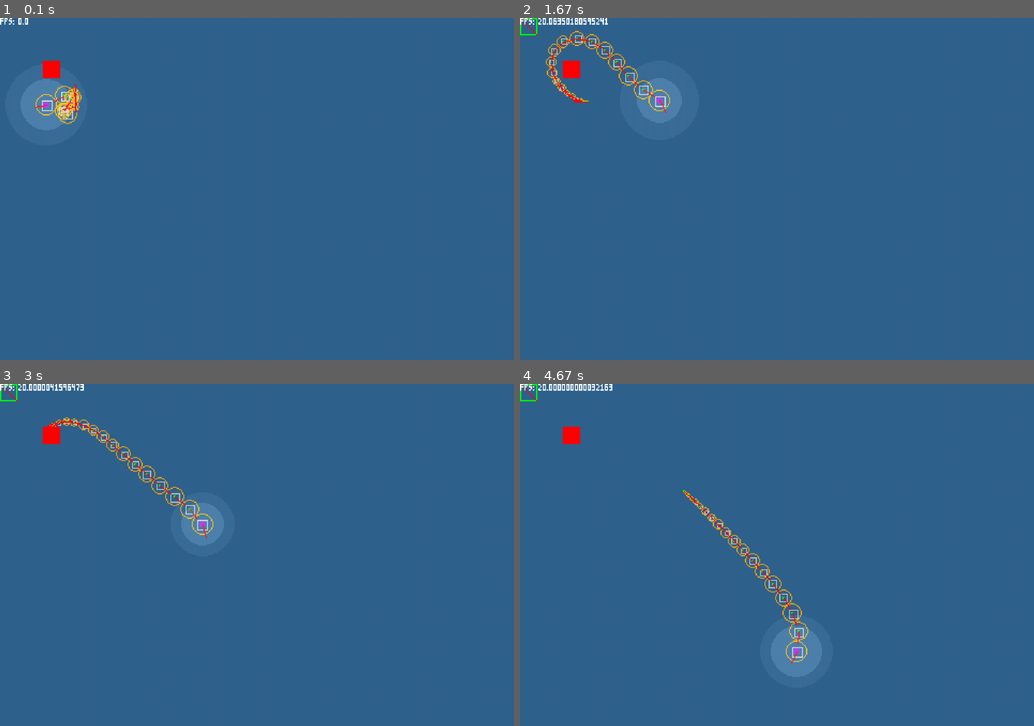
Above: before the commit, frames 1-4 (two rows, left to right).
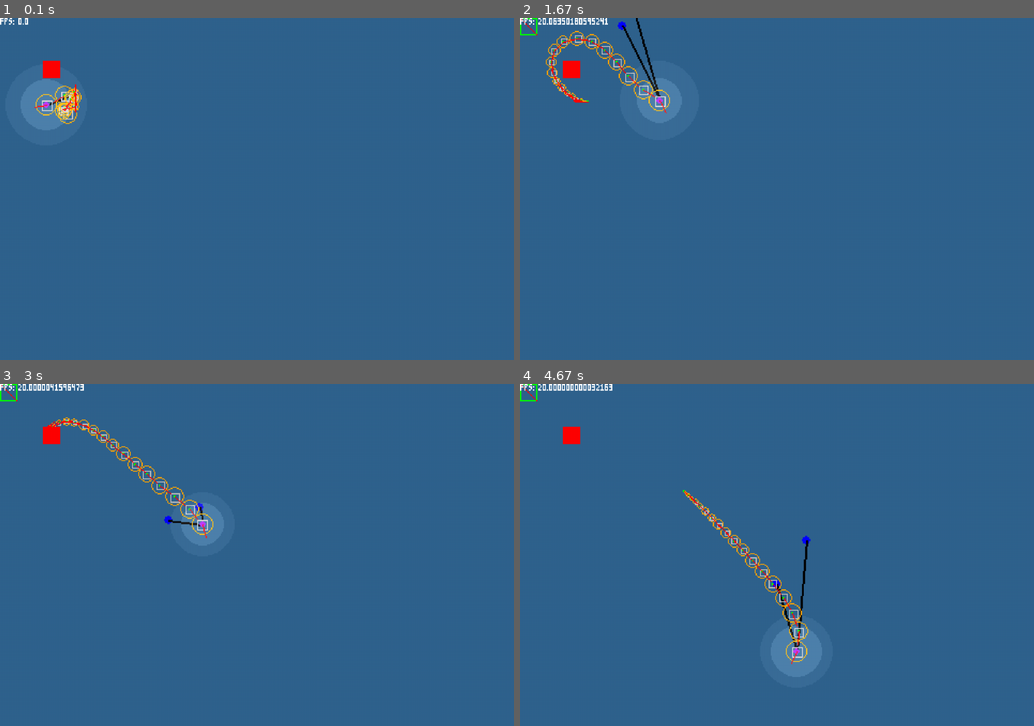
Above: after the commit, the same moments.

Repository: towella/testing-procedural-animation
Game: pygame game, started from code/main.py
Same seed, same stepped clock (60 frames per second), same inputs: the game is played once before the commit and once after it.
Inputs (mouse positions are in pixels of both pictures, inside the frame that each line leads up to):
- Up to frame 1 (0.1 s): no input
- Up to frame 2 (1.67 s): click (777, 189) at 0.38 s; tap Z at 0.73, 1.03 s; click (653, 192) at 0.75 s; tap X at 0.82 s; click (643, 62) at 1.23 s; click (653, 120) at 1.57 s
- Up to frame 3 (3 s): click (257, 596) at 1.9 s; click (185, 483) at 2.23 s; click (436, 643) at 2.57 s; click (87, 589) at 2.9 s
- Up to frame 4 (4.67 s): click (895, 469) at 3.23 s; click (653, 616) at 3.57 s; click (962, 633) at 3.9 s; click (622, 681) at 4.23 s

The runs differ from the first frame. In frame 1, less than 0.1% of the frame differs, in the area x 9-16%, y 21-26%; in frame 2, 0.2%; in frame 3, 0.1%; in frame 4, 0.3%, in the area x 49-57%, y 44-78%.

Commit message:
Limit Head Rotation and Adding Legs
- Limits joint rotation relative to child rotation (head only)
- Need to adapt so that it is usable for all segments

- Feet added which lerp towards feet targets
- Need to change lerp algorithm and feet move condition
- Code in place for both 1 segment leg and basic 2 segment leg (law of cosines)
- Feet move based on total movement of seg rather than displacement from target. Forcing feet to move even when displacement is fine. (movement is tracked per foot, so values can be individually zeroed. Might be useful for creating staggered gait?)

Diff:
--- a/code/player.py
+++ b/code/player.py
@@ -17,12 +17,12 @@
         self.max_seg_speed = 5
         self.max_flex = 30
         self.points = []
-        self.points.append(Body_Segment(self.surface, spawn, self.seg_spacing, self.max_flex, self.max_seg_speed))
+        self.points.append(Body_Segment(self.surface, spawn, self.seg_spacing, self.max_flex, self.max_seg_speed, True))
         for i in range(segments - 1):
             segment_spacing -= 1  # TODO TEST REMOVE (dynamically change spacing and circle size of segs)
             if segment_spacing < 1:  # TODO TEST REMOVE
                 segment_spacing = 1  # TODO TEST REMOVE
-            self.points.append(Body_Segment(self.surface, spawn, segment_spacing, self.max_flex, self.max_seg_speed, self.points[i]))
+            self.points.append(Body_Segment(self.surface, spawn, segment_spacing, self.max_flex, self.max_seg_speed, False, self.points[i]))
             self.points[i].set_child(self.points[i + 1])  # max i is length of points - 1 (head is added before loop)
             # therefore child of last point (i) is i + 1
         self.head = self.points[0]
@@ -323,7 +323,7 @@
 
 
 class Body_Segment:
-    def __init__(self, surface, pos, segment_spacing, max_flex, max_move_speed, parent_body_segment=None):
+    def __init__(self, surface, pos, segment_spacing, max_flex, max_move_speed, legs, parent_body_segment=None):
         self.surface = surface  # segment render surface
         self.pos = [pos[0], pos[1]]  # segment position
         self.prev_pos = self.pos
@@ -331,20 +331,40 @@
         self.direction = pygame.Vector2(0, 0)  # tracks segment movement
         self.rot = 0  # keeps track of segment rotation
 
+        # parent/child
         self.parent_seg = parent_body_segment
         self.child_seg = None
 
+        # legs
+        self.has_legs = legs
+        # TODO should these be intialised with a point??
+        self.lfoot = None
+        self.rfoot = None
+        self.lfoot_target = None
+        self.rfoot_target = None
+        self.rfoot_move = False
+        self.lfoot_move = False
+        if self.has_legs:
+            # TODO testing make better later
+            self.lfoot = [self.pos[0], self.pos[1]]
+            self.rfoot = [self.pos[0], self.pos[1]]
+
+        self.max_leg_distance = 60  # maximum amount of frames legs will stay still when moving TODO make input param
+        self.leg_distances = [0, 0]
+
+        # segment values
         self.seg_spacing = segment_spacing
         self.max_flex = max_flex
         self.radius = self.seg_spacing // 2  # collisions and drawn circle
-        self.hitbox = pygame.Rect(self.pos[0], self.pos[1], self.radius, self.radius)
-        self.collision_tolerance = tile_size
-        self.corner_correction = 3
-
         if self.parent_seg is None:
             self.head = True
         else:
             self.head = False
+
+        # collision
+        self.hitbox = pygame.Rect(self.pos[0], self.pos[1], self.radius, self.radius)
+        self.collision_tolerance = tile_size
+        self.corner_correction = 3
 
     # --- MOVEMENT ---
 
@@ -393,6 +413,81 @@
         self.direction.x += math.sin(angle) * displacement
         self.direction.y += math.cos(angle) * displacement
 
+    # --- LEGS ---
+
+    # TODO OPTIMISE ESPECIALLY USE OF TRIG
+    def calculate_legs(self):
+        rotation = math.radians(self.rot)
+        relative_angle = 50  # TODO make param
+        left_angle = math.radians(self.rot + relative_angle)
+        right_angle = math.radians(self.rot - relative_angle)
+
+        x_displace = 20  # TODO make param
+        y_displace = 40  # TODO make param
+        y_displace = (math.sin(rotation) * y_displace, math.cos(rotation) * y_displace)
+
+        lerp = 5  # TODO make param
+        lerp_tolerance = lerp  # TODO make param
+
+        # -- Calculate foot target if not moving foot --
+        if not self.lfoot_move:
+            self.lfoot_target = [self.pos[0] + math.sin(left_angle) * x_displace + y_displace[0],
+                                 self.pos[1] + math.cos(left_angle) * x_displace + y_displace[1]]
+        if not self.rfoot_move:
+            self.rfoot_target = [self.pos[0] + math.sin(right_angle) * x_displace + y_displace[0],
+                                 self.pos[1] + math.cos(right_angle) * x_displace + y_displace[1]]
+
+            # -- Move Feet --
+        # TODO change lerp algorithm (slow>fast not fast>slow)
+        if self.leg_distances[0] > self.max_leg_distance or self.lfoot_move:
+            self.leg_distances[0] = 0
+            self.lfoot_move = True
+            self.lfoot[0] += (self.lfoot_target[0] - self.lfoot[0]) // lerp
+            self.lfoot[1] += (self.lfoot_target[1] - self.lfoot[1]) // lerp
+            if abs(self.lfoot_target[0] - self.lfoot[0]) <= lerp_tolerance:
+                self.lfoot_move = False
+
+        if self.leg_distances[1] > self.max_leg_distance or self.rfoot_move:
+            self.leg_distances[1] = 0
+            self.rfoot_move = True
+            self.rfoot[0] += (self.rfoot_target[0] - self.rfoot[0]) // lerp
+            self.rfoot[1] += (self.rfoot_target[1] - self.rfoot[1]) // lerp
+            # stop move if foot is at target (within tollerance range)
+            if abs(self.rfoot_target[0] - self.rfoot[0]) <= lerp_tolerance:
+                self.rfoot_move = False
+
+
+    def draw_legs(self):
+        # TODO name variables better and optimise
+        leg_seg_length = self.max_leg_distance // 2
+        # -- right leg --
+        b = get_distance(self.pos, self.rfoot)
+        law_cosines = (leg_seg_length**2 + b**2 - leg_seg_length**2) / (2 * leg_seg_length * b)
+        if law_cosines > 1:
+            law_cosines = 1
+        elif law_cosines < -1:
+            law_cosines = -1
+        angle = math.acos(law_cosines) + math.radians(get_angle(self.pos, self.rfoot))
+        # find elbow
+        elbow = [self.pos[0] + math.sin(angle) * leg_seg_length, self.pos[1] + math.cos(angle) * leg_seg_length]
+        # render
+        pygame.draw.line(self.surface, 'black', self.pos, elbow, 2)
+        pygame.draw.line(self.surface, 'black', elbow, self.rfoot, 2)
+
+        # -- left leg --
+        b = get_distance(self.pos, self.lfoot)
+        law_cosines = (leg_seg_length ** 2 + b ** 2 - leg_seg_length ** 2) / (2 * leg_seg_length * b)
+        if law_cosines > 1:
+            law_cosines = 1
+        elif law_cosines < -1:
+            law_cosines = -1
+        angle = math.acos(law_cosines) + math.radians(get_angle(self.pos, self.lfoot))
+        # find elbow
+        elbow = [self.pos[0] + math.sin(angle) * leg_seg_length, self.pos[1] - math.cos(angle) * leg_seg_length]
+        # render
+        pygame.draw.line(self.surface, 'black', self.pos, elbow, 2)
+        pygame.draw.line(self.surface, 'black', elbow, self.lfoot, 2)
+
     # --- COLLISIONS ---
 
     # checks collision for a given hitbox against given tiles on the x
@@ -529,14 +624,29 @@
         self.pos[0] += self.direction.x
         self.pos[1] += self.direction.y
 
+        distance = math.sqrt(self.direction.x**2 + self.direction.y**2)
+        self.leg_distances[0] += distance
+        self.leg_distances[1] += distance
+
         # TODO try syncing code first before collisions
         self.hitbox.center = self.pos  # sync hitbox after pos moved
         '''self.collision_x(tiles)
         self.collision_y(tiles)'''
 
+        if self.has_legs:
+            self.calculate_legs()
+
     def draw(self):
-        #if not self.head:
-            #pygame.draw.line(self.surface, "black", self.pos, self.parent_seg.get_pos(), 3)
+        # feet
+        if self.has_legs:
+            pygame.draw.circle(self.surface, 'blue', self.lfoot, 4)
+            pygame.draw.circle(self.surface, 'blue', self.rfoot, 4)
+
+            # TODO test
+            pygame.draw.line(self.surface, 'black', self.pos, self.lfoot, 2)
+            pygame.draw.line(self.surface, 'black', self.pos, self.rfoot, 2)
+            #self.draw_legs()
+
         if self.head:
             pygame.draw.circle(self.surface, 'purple', self.pos, 3)
         else:
